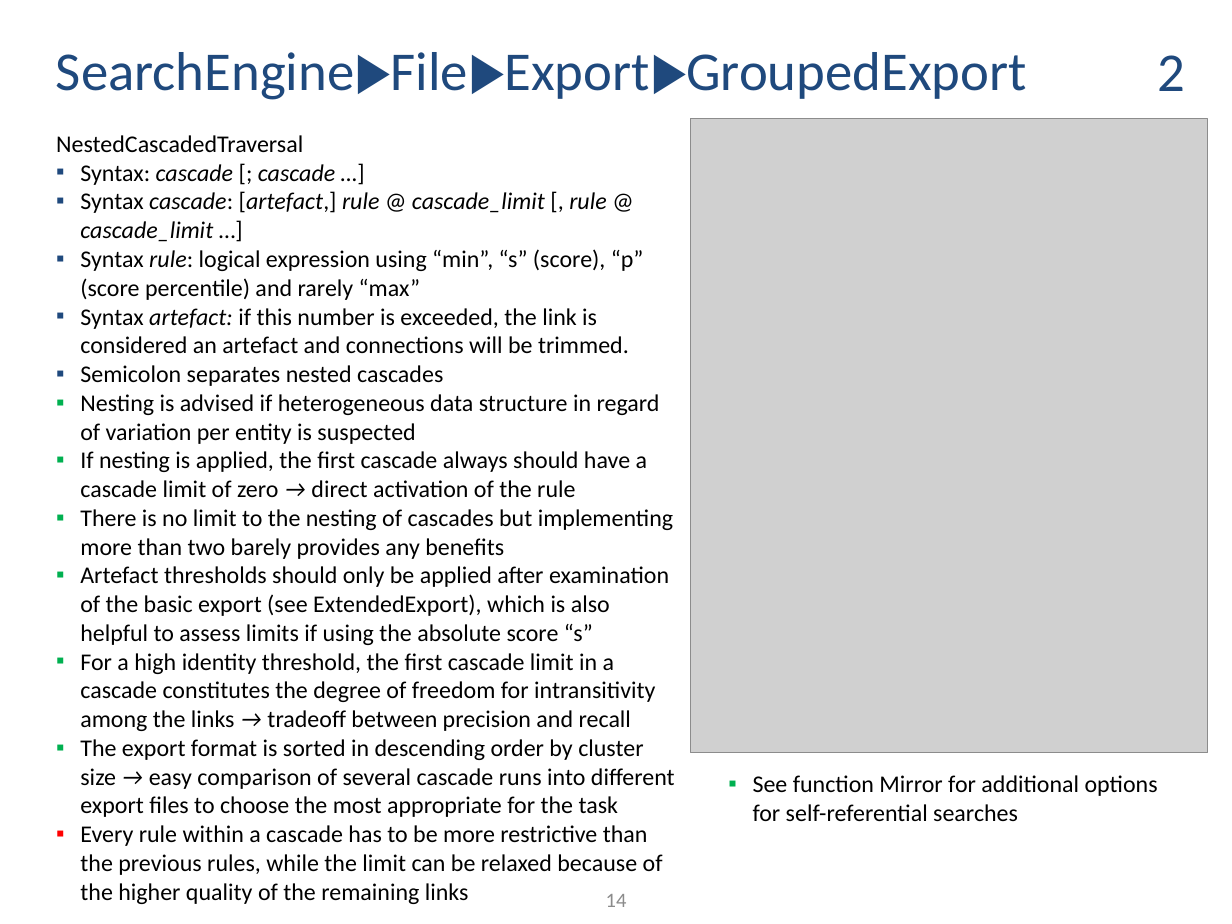
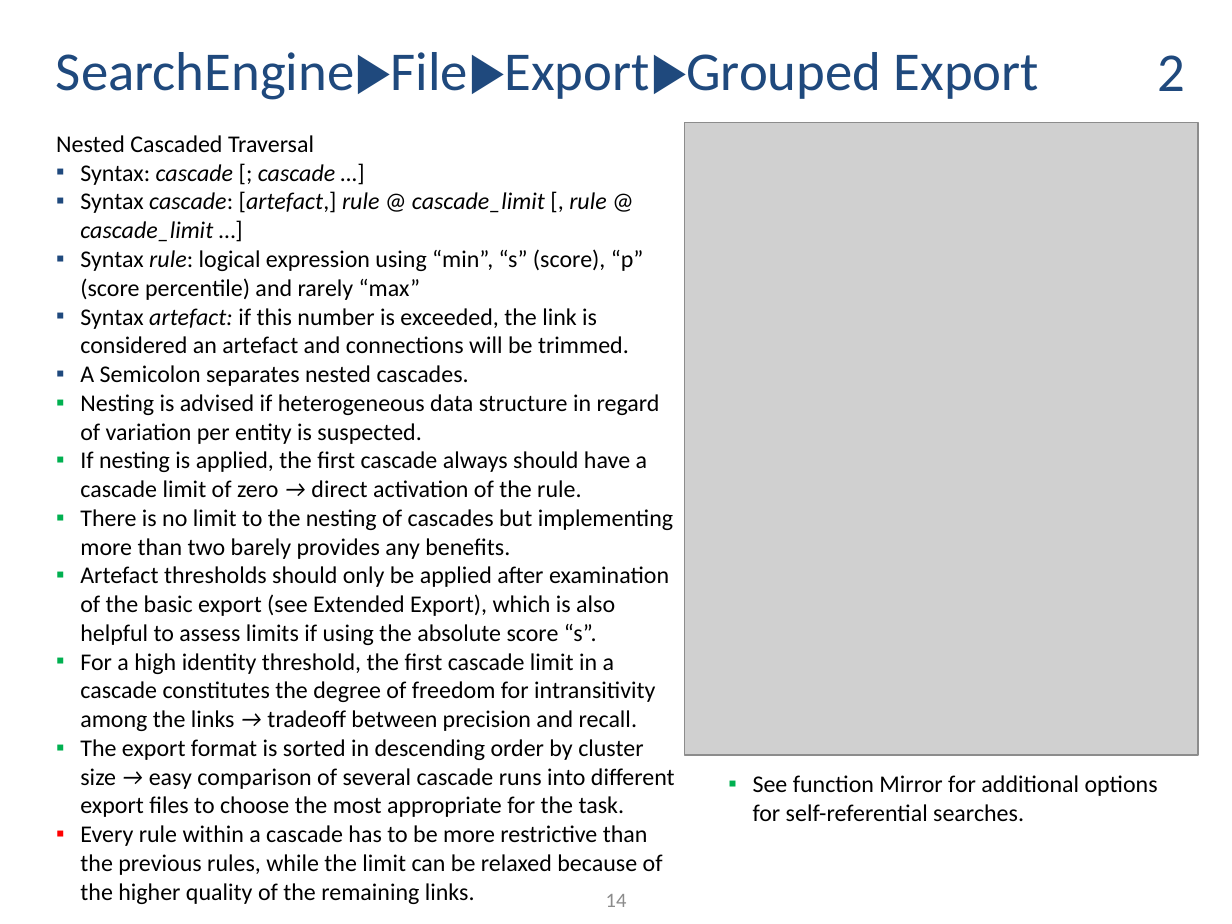
Before and after one commit to ThorstenDoherr/searchengine, a slide deck: slide 14 of doc/Manual.pptx. Drawn at 1232x924 pixels with LibreOffice and Linux fonts; fonts in the diff are those of the drawing; grey boxes stand for pictures. Boxes give left, top, right and bottom in pixels: in the first picture for what was removed or moved away, otherwise in the second. Text is boxed around its words. In the diff, an @@ line names an element or a change of style, - is before the commit and + after.

```diff
--- a/doc/Manual.pptx
+++ b/doc/Manual.pptx
@@ title at <box>56,52,1039,100</box>: spaces changed @@
-SearchEngine▶File▶Export▶GroupedExport
+SearchEngine▶File▶Export▶Grouped Export
@@ text at <box>56,135,314,152</box>: spaces changed @@
-NestedCascadedTraversal
+Nested Cascaded Traversal
@@ picture: place and size @@
-picture at <box>691,120,1209,754</box>
+picture at <box>685,122,1199,755</box>
@@ text at <box>80,365,675,904</box>: text changed @@
-  ▪ Semicolon separates nested cascades
-  ▪ Nesting is advised if heterogeneous data structure in regard of variation per entity is suspected
-  ▪ If nesting is applied, the first cascade always should have a cascade limit of zero → direct activation of the rule
-  ▪ There is no limit to the nesting of cascades but implementing more than two barely provides any benefits
-  ▪ Artefact thresholds should only be applied after examination of the basic export (see ExtendedExport), which is also helpful to assess limits if using the absolute score “s”
-  ▪ For a high identity threshold, the first cascade limit in a cascade constitutes the degree of freedom for intransitivity among the links → tradeoff between precision and recall
-  ▪ The export format is sorted in descending order by cluster size → easy comparison of several cascade runs into different export files to choose the most appropriate for the task
-  ▪ Every rule within a cascade has to be more restrictive than the previous rules, while the limit can be relaxed because of the higher quality of the remaining links
+  ▪ A Semicolon separates nested cascades.
+  ▪ Nesting is advised if heterogeneous data structure in regard of variation per entity is suspected.
+  ▪ If nesting is applied, the first cascade always should have a cascade limit of zero → direct activation of the rule.
+  ▪ There is no limit to the nesting of cascades but implementing more than two barely provides any benefits.
+  ▪ Artefact thresholds should only be applied after examination of the basic export (see Extended Export), which is also helpful to assess limits if using the absolute score “s”.
+  ▪ For a high identity threshold, the first cascade limit in a cascade constitutes the degree of freedom for intransitivity among the links → tradeoff between precision and recall.
+  ▪ The export format is sorted in descending order by cluster size → easy comparison of several cascade runs into different export files to choose the most appropriate for the task.
+  ▪ Every rule within a cascade has to be more restrictive than the previous rules, while the limit can be relaxed because of the higher quality of the remaining links.
@@ text at <box>753,775,1158,821</box>: text changed @@
-▪ See function Mirror for additional options for self-referential searches
+▪ See function Mirror for additional options for self-referential searches.
```
Also in this commit, not shown: 20 other slides changed, 5 slides added, 3 other files.
